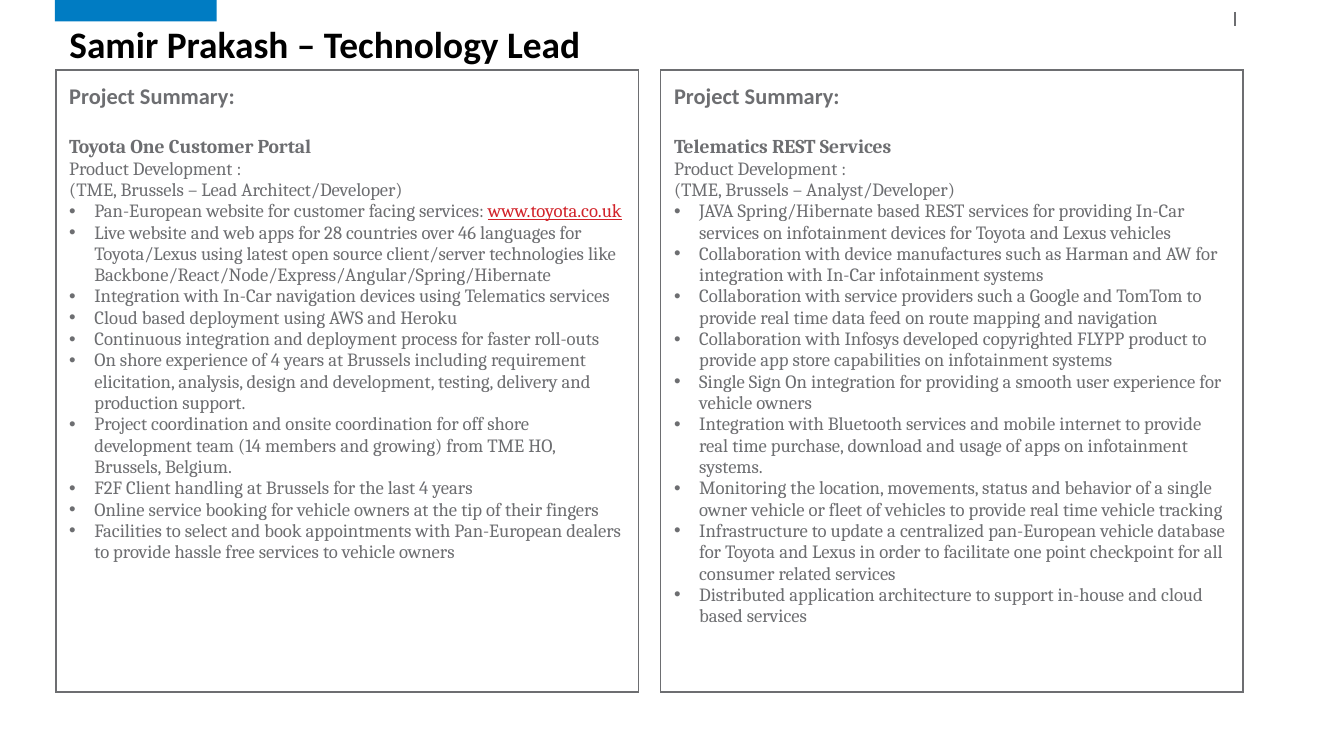
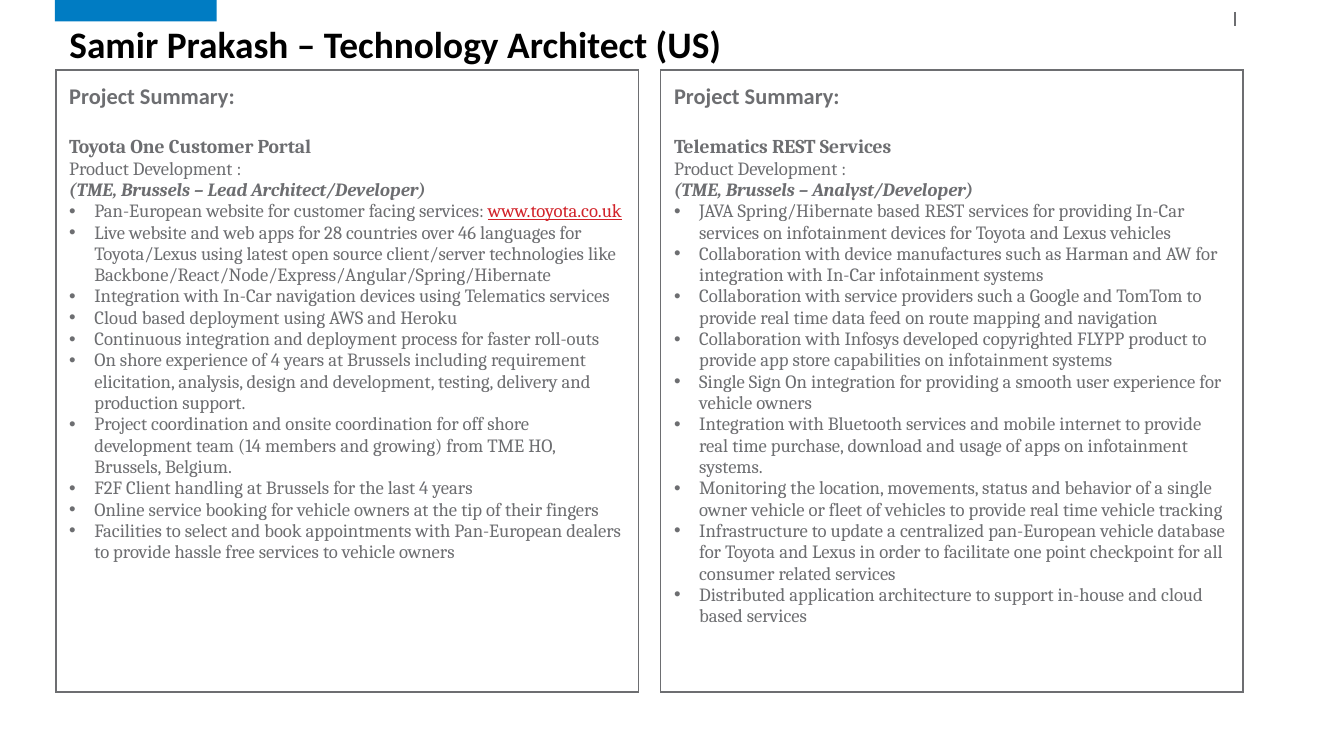
Before and after one commit to samirprakash/resumes, a slide deck: slide 3 of Samir_Prakash.pptx (slide 2 before the commit). Drawn at 1344x756 pixels with LibreOffice and Linux fonts; fonts in the diff are those of the drawing; background and template pictures are left out. Boxes give left, top, right and bottom in pixels: in the first picture for what was removed or moved away, otherwise in the second. Text is boxed around its words. In the diff, an @@ line names an element or a change of style, - is before the commit and + after.

```diff
--- a/Samir_Prakash.pptx
+++ b/Samir_Prakash.pptx
@@ text at [69,30,721,65]: text changed @@
-Samir Prakash – Technology Lead
+Samir Prakash – Technology Architect (US)
@@ text in rectangle at [69,182,425,200]: bold on, italic on in "(TME, Brussels – Lead Architect/Developer)" @@
@@ text in rectangle at [674,182,973,200]: bold on, italic on in "(TME, Brussels – Analyst/Developer)" @@
```
Also in this commit, not shown: 1 other slide changed, 1 slide added.
